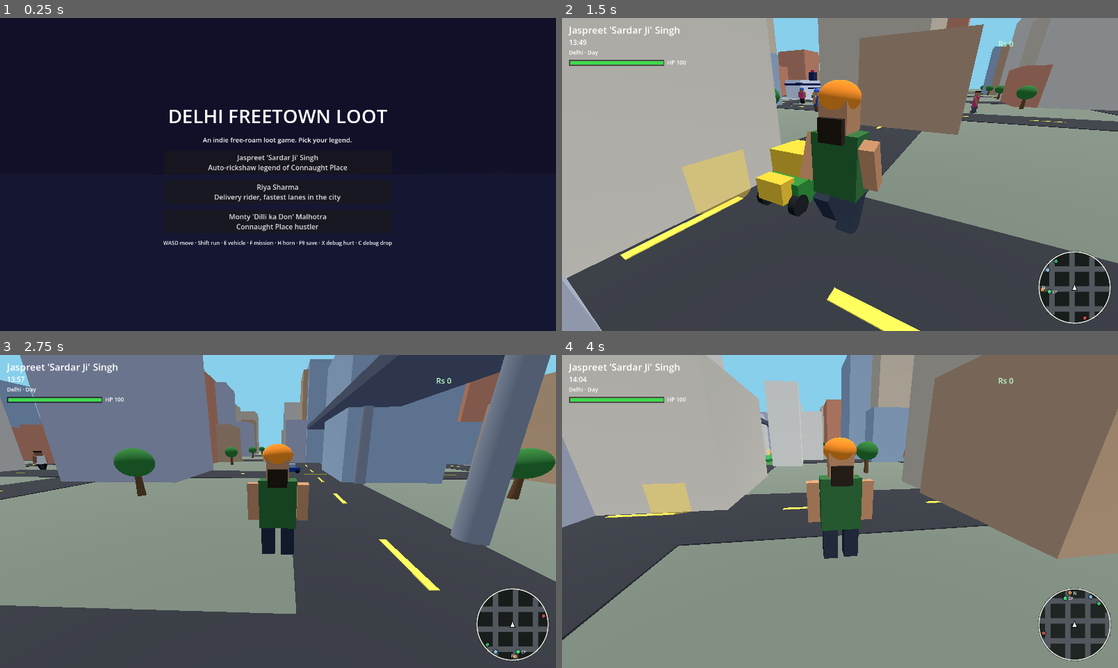
Above: before the commit, frames 1-4 (two rows, left to right).
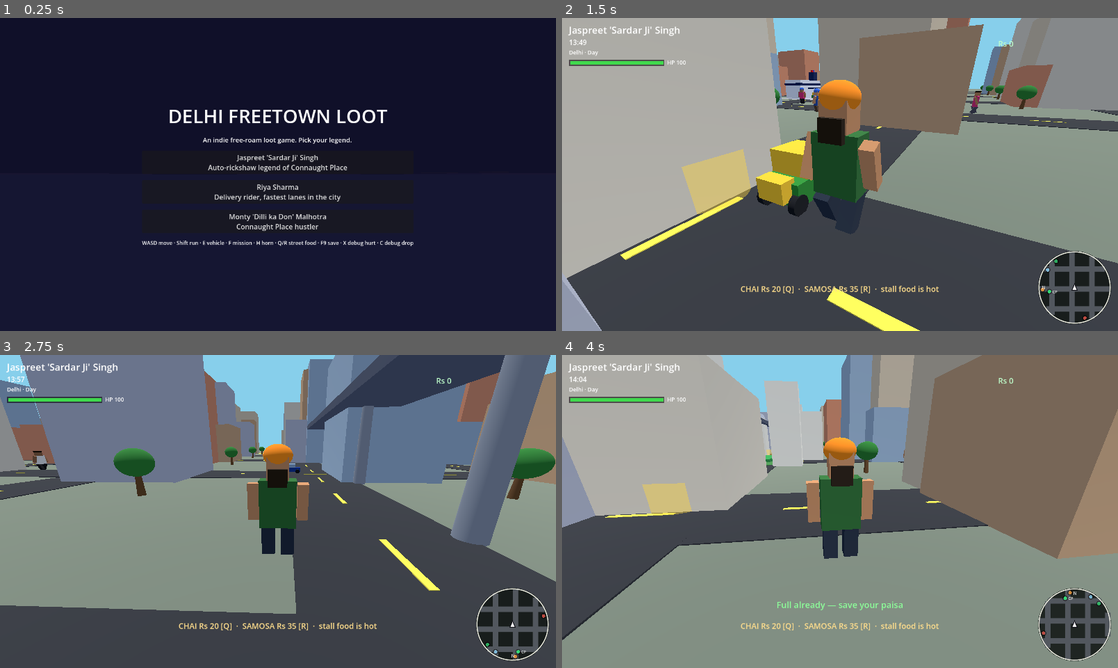
Above: after the commit, the same moments.

Repository: Ayushsahnios/delhi-freetown-loot
Game: Godot game, scene res://scenes/main.tscn
Same seed, same stepped clock (60 frames per second), same inputs: the game is played once before the commit and once after it.
Inputs:
- Up to frame 1 (0.25 s): no input
- Up to frame 2 (1.5 s): click "Jaspreet 'Sardar Ji' Singh Au…" at 0.5 s; hold D (move_right) from 1.28 s (still down); tap H (horn) at 1.35 s
- Up to frame 3 (2.75 s): tap F (mission) at 1.55, 2.1 s; release D (move_right) at 2.03 s; hold S (move_back) from 2.03 s (still down); tap Shift (run) at 2.3 s
- Up to frame 4 (4 s): release S (move_back) at 2.78 s; hold D (move_right) 2.78-3.53 s; hold Shift (run) 2.78-3.53 s; tap Q (buy_chai, bound only after the commit) at 3.05, 3.6 s; hold W (move_forward) from 3.53 s (still down); tap R (buy_samosa, bound only after the commit) at 3.8 s

The runs differ from the first frame. In frame 1, 0.4% of the frame differs, in the area x 25-75%, y 71-73%; in frame 2, 0.3%; in frame 3, 0.3%; in frame 4, 0.5%, in the area x 32-68%, y 78-88%.

Commit message:
Street food economy: chai and samosa thela stalls at landmarks
Five procedural food carts - wooden counter, striped awning, steaming
kettle, cup stack, samosa tray and a vendor - parked at every landmark.
A proximity prompt lists the prices: Q buys chai (Rs 20, +20 HP),
R buys a samosa (Rs 35, +45 HP), paid from the mission wallet through
a new spend() call. Buying is blocked at full health or empty pockets
and during down/busted lockout. Menu hint and README list the new keys.

Diff:
--- /dev/null
+++ b/scripts/food.gd
@@ -0,0 +1,238 @@
+extends Node
+## Street food economy: chai/samosa thela carts parked at the landmarks.
+## Walk up, read the prices on the prompt, pay from the mission wallet,
+## get HP back — the first real money sink in the Paisa systems.
+
+const HealthScript := preload("res://scripts/health.gd")
+const MissionScript := preload("res://scripts/missions.gd")
+
+const BUY_R := 3.6
+const CHAI := {"name": "CHAI", "price": 20, "heal": 20}
+const SAMOSA := {"name": "SAMOSA", "price": 35, "heal": 45}
+
+## Flat offset from each landmark center — sidewalk spots that stay clear
+## of mission givers, spawns and drivable roads.
+const OFFSETS := {
+	"Connaught Place": Vector3(-14.0, 0.0, 8.0),
+	"India Gate": Vector3(14.0, 0.0, 2.0),
+	"Purani Dilli Fort": Vector3(10.0, 0.0, 4.0),
+	"Neighbourhood Park": Vector3(10.0, 0.0, 10.0),
+	"Police Station": Vector3(-12.0, 0.0, 8.0),
+}
+
+var _player: CharacterBody3D = null
+var _health: HealthScript = null
+var _missions: MissionScript = null
+var _stalls: Array[Dictionary] = []
+var _t := 0.0
+
+var _prompt: Label
+var _toast: Label
+var _toast_tween: Tween
+
+
+func setup(landmarks: Array[Dictionary]) -> void:
+	## Carts exist from the main menu on (world dressing); buying only
+	## works once register() has handed over the live game nodes.
+	for lm in landmarks:
+		var key := String(lm["name"])
+		if not OFFSETS.has(key):
+			continue
+		var center: Vector3 = lm["center"]
+		var pos: Vector3 = center + OFFSETS[key]
+		_stalls.append({"pos": pos, "steam": _build_cart(pos, center)})
+	_build_ui()
+
+
+func register(p: CharacterBody3D, health: HealthScript, missions: MissionScript) -> void:
+	_player = p
+	_health = health
+	_missions = missions
+
+
+# ---------------------------------------------------------------- loop
+
+func _process(delta: float) -> void:
+	_t += delta
+	for stall in _stalls:
+		for puff in stall["steam"]:
+			puff["mesh"].position.y = float(puff["base"]) + sin(_t * 2.2 + float(puff["phase"])) * 0.13
+	if _player == null or _health == null or _missions == null:
+		return
+	var near := _nearest_stall(_player.global_position)
+	if near == null or not _player.controls_enabled:
+		_prompt.visible = false
+		return
+	_prompt.text = "CHAI Rs %d [Q]  ·  SAMOSA Rs %d [R]  ·  stall food is hot" % [CHAI["price"], SAMOSA["price"]]
+	_prompt.visible = true
+	if Input.is_action_just_pressed("buy_chai"):
+		_buy(CHAI)
+	elif Input.is_action_just_pressed("buy_samosa"):
+		_buy(SAMOSA)
+
+
+func _nearest_stall(pos: Vector3) -> Dictionary:
+	var best: Dictionary = {}
+	var best_d := BUY_R
+	for stall in _stalls:
+		var d := Vector2(pos.x - stall["pos"].x, pos.z - stall["pos"].z).length()
+		if d < best_d:
+			best_d = d
+			best = stall
+	return best
+
+
+func _buy(item: Dictionary) -> void:
+	if float(_health.hp) >= float(_health.MAX_HP):
+		_show_toast("Full already — save your paisa")
+		return
+	if not _missions.spend(int(item["price"])):
+		_show_toast("Not enough paisa — Rs %d needed" % int(item["price"]))
+		return
+	_health.heal(float(item["heal"]))
+	_show_toast("%s  ·  +%d HP  ·  Rs %d" % [item["name"], int(item["heal"]), int(item["price"])])
+	_prompt.visible = false
+
+
+# ---------------------------------------------------------------- cart visuals
+
+func _build_cart(pos: Vector3, face_toward: Vector3) -> Array[Dictionary]:
+	## Procedural thela: wooden counter, striped awning, kettle with steam,
+	## cup stack, samosa tray and a vendor. Mesh-only — no collision, like
+	## the city trees.
+	var root := Node3D.new()
+	root.position = pos
+	root.look_at_from_position(pos, face_toward, Vector3.UP)
+	add_child(root)
+
+	root.add_child(_box(Vector3(2.8, 0.9, 1.5), Color(0.55, 0.38, 0.22), Vector3(0, 1.05, 0)))
+	root.add_child(_box(Vector3(3.1, 0.12, 1.7), Color(0.80, 0.68, 0.52), Vector3(0, 1.56, 0)))
+	root.add_child(_box(Vector3(2.4, 0.5, 1.2), Color(0.42, 0.28, 0.16), Vector3(0, 0.3, 0)))
+	for side in [-1.55, 1.55]:
+		var wheel := MeshInstance3D.new()
+		var wm := CylinderMesh.new()
+		wm.top_radius = 0.35
+		wm.bottom_radius = 0.35
+		wm.height = 0.18
+		wm.material = _mat(Color(0.12, 0.12, 0.14))
+		wheel.mesh = wm
+		wheel.rotation.z = PI / 2.0
+		wheel.position = Vector3(side, 0.35, 0)
+		root.add_child(wheel)
+	for px in [-1.4, 1.4]:
+		for pz in [-0.7, 0.7]:
+			root.add_child(_box(Vector3(0.1, 2.2, 0.1), Color(0.35, 0.24, 0.14), Vector3(px, 2.65, pz)))
+	for i in range(4):
+		var stripe := _box(Vector3(0.78, 0.08, 2.1), Color(0.9, 0.2, 0.16) if i % 2 == 0 else Color(0.95, 0.92, 0.85), Vector3(-1.17 + i * 0.78, 3.78, 0))
+		stripe.rotation.x = -0.16
+		root.add_child(stripe)
+	var kettle := MeshInstance3D.new()
+	var km := CylinderMesh.new()
+	km.top_radius = 0.28
+	km.bottom_radius = 0.24
+	km.height = 0.55
+	km.material = _mat(Color(0.62, 0.65, 0.70))
+	kettle.mesh = km
+	kettle.position = Vector3(-0.7, 1.9, 0)
+	root.add_child(kettle)
+	for i in range(3):
+		var cup := MeshInstance3D.new()
+		var cm := CylinderMesh.new()
+		cm.top_radius = 0.12
+		cm.bottom_radius = 0.09
+		cm.height = 0.2
+		cm.material = _mat(Color(0.95, 0.93, 0.88))
+		cup.mesh = cm
+		cup.position = Vector3(0.1 + i * 0.28, 1.72, 0.35)
+		root.add_child(cup)
+	root.add_child(_box(Vector3(1.0, 0.1, 0.6), Color(0.5, 0.4, 0.3), Vector3(0.75, 1.66, -0.2)))
+	for i in range(3):
+		var snack := MeshInstance3D.new()
+		var sm := SphereMesh.new()
+		sm.radius = 0.13
+		sm.height = 0.26
+		sm.material = _mat(Color(0.9, 0.68, 0.2))
+		snack.mesh = sm
+		snack.position = Vector3(0.5 + i * 0.25, 1.8, -0.2)
+		root.add_child(snack)
+	root.add_child(_box(Vector3(0.95, 1.5, 0.7), Color(0.9, 0.5, 0.12), Vector3(0, 1.1, 1.35)))
+	root.add_child(_box(Vector3(0.6, 0.6, 0.6), Color(0.78, 0.55, 0.38), Vector3(0, 2.15, 1.35)))
+	root.add_child(_box(Vector3(0.68, 0.18, 0.68), Color(0.85, 0.2, 0.2), Vector3(0, 2.5, 1.35)))
+
+	var steam: Array[Dictionary] = []
+	for i in range(3):
+		var puff := MeshInstance3D.new()
+		var pm := SphereMesh.new()
+		pm.radius = 0.13 + 0.04 * i
+		pm.height = pm.radius * 2.0
+		pm.material = _steam_mat()
+		puff.mesh = pm
+		var base := 2.35 + i * 0.3
+		puff.position = Vector3(-0.7 + 0.06 * i, base, 0)
+		root.add_child(puff)
+		steam.append({"mesh": puff, "base": base, "phase": i * 2.1})
+	return steam
+
+
+func _box(size: Vector3, color: Color, pos: Vector3) -> MeshInstance3D:
+	var m := MeshInstance3D.new()
+	var bm := BoxMesh.new()
+	bm.size = size
+	bm.material = _mat(color)
+	m.mesh = bm
+	m.position = pos
+	return m
+
+
+func _mat(color: Color) -> StandardMaterial3D:
+	var m := StandardMaterial3D.new()
+	m.albedo_color = color
+	return m
+
+
+func _steam_mat() -> StandardMaterial3D:
+	var m := StandardMaterial3D.new()
+	m.albedo_color = Color(0.95, 0.95, 0.98, 0.38)
+	m.transparency = BaseMaterial3D.TRANSPARENCY_ALPHA
+	m.shading_mode = BaseMaterial3D.SHADING_MODE_UNSHADED
+	return m
+
+
+# ---------------------------------------------------------------- UI
+
+func _build_ui() -> void:
+	var layer := CanvasLayer.new()
+	layer.layer = 12
+	add_child(layer)
+	_prompt = Label.new()
+	_prompt.set_anchors_preset(Control.PRESET_FULL_RECT)
+	_prompt.offset_bottom = -84.0
+	_prompt.horizontal_alignment = HORIZONTAL_ALIGNMENT_CENTER
+	_prompt.vertical_alignment = VERTICAL_ALIGNMENT_BOTTOM
+	_prompt.add_theme_font_size_override("font_size", 18)
+	_prompt.add_theme_color_override("font_color", Color(1.0, 0.87, 0.55))
+	_prompt.mouse_filter = Control.MOUSE_FILTER_IGNORE
+	_prompt.visible = false
+	layer.add_child(_prompt)
+	_toast = Label.new()
+	_toast.set_anchors_preset(Control.PRESET_FULL_RECT)
+	_toast.offset_bottom = -132.0
+	_toast.horizontal_alignment = HORIZONTAL_ALIGNMENT_CENTER
+	_toast.vertical_alignment = VERTICAL_ALIGNMENT_BOTTOM
+	_toast.add_theme_font_size_override("font_size", 20)
+	_toast.add_theme_color_override("font_color", Color(0.55, 1.0, 0.6))
+	_toast.mouse_filter = Control.MOUSE_FILTER_IGNORE
+	_toast.visible = false
+	layer.add_child(_toast)
+
+
+func _show_toast(text: String) -> void:
+	if _toast_tween != null and _toast_tween.is_valid():
+		_toast_tween.kill()
+	_toast.text = text
+	_toast.visible = true
+	_toast.modulate.a = 1.0
+	_toast_tween = create_tween()
+	_toast_tween.tween_interval(1.4)
+	_toast_tween.tween_property(_toast, "modulate:a", 0.0, 0.5)
+	_toast_tween.tween_callback(func() -> void: _toast.visible = false)
--- a/scripts/game.gd
+++ b/scripts/game.gd
@@ -50,6 +50,8 @@
 	_add_keys("interact", [KEY_E])
 	_add_keys("mission", [KEY_F])
 	_add_keys("horn", [KEY_H])
+	_add_keys("buy_chai", [KEY_Q])
+	_add_keys("buy_samosa", [KEY_R])
 	_add_keys("debug_hurt", [KEY_X])
 	_add_keys("debug_fall", [KEY_C])
 	_add_keys("save", [KEY_F9])
--- a/scripts/main.gd
+++ b/scripts/main.gd
@@ -17,6 +17,7 @@
 const MissionScript := preload("res://scripts/missions.gd")
 const AudioScript := preload("res://scripts/audio.gd")
 const MiniMapScript := preload("res://scripts/minimap.gd")
+const FoodScript := preload("res://scripts/food.gd")
 
 const SKY_DAY := Color(0.53, 0.81, 0.92)
 const SKY_DUSK := Color(0.88, 0.48, 0.22)
@@ -49,6 +50,7 @@
 var _impact_cd := 0.0
 var _audio: Node
 var _minimap: Control
+var _food: Node
 var _hud_hp_bg: ColorRect
 var _hud_hp_fill: ColorRect
 var _hud_hp_text: Label
@@ -69,6 +71,9 @@
 	_build_environment()
 	_build_city()
 	_build_landmarks()
+	_food = FoodScript.new()
+	add_child(_food)
+	_food.setup(_landmarks)
 	_traffic = TrafficScript.new()
 	add_child(_traffic)
 	_traffic.setup(WORLD, PITCH, ROAD, GRID + 1)
@@ -445,7 +450,7 @@
 		box.add_child(btn)
 
 	var hint := Label.new()
-	hint.text = "WASD move · Shift run · E vehicle · F mission · H horn · F9 save · X debug hurt · C debug drop"
+	hint.text = "WASD move · Shift run · E vehicle · F mission · H horn · Q/R street food · F9 save · X debug hurt · C debug drop"
 	hint.add_theme_font_size_override("font_size", 12)
 	hint.horizontal_alignment = HORIZONTAL_ALIGNMENT_CENTER
 	box.add_child(hint)
@@ -481,6 +486,7 @@
 	_missions = MissionScript.new()
 	add_child(_missions)
 	_missions.register_player(player)
+	_food.register(player, _health, _missions)
 	_cam_anchor = player.position
 	_audio.start_ambient()
 	_minimap.visible = true
--- a/scripts/missions.gd
+++ b/scripts/missions.gd
@@ -92,6 +92,15 @@
 	cash -= taken
 	_cash_hud.text = "Rs %d" % cash
 	return taken
+
+
+func spend(amount: int) -> bool:
+	## Street purchases (food stalls): pay only if the wallet covers it.
+	if amount <= 0 or cash < amount:
+		return false
+	cash -= amount
+	_cash_hud.text = "Rs %d" % cash
+	return true
 
 
 func restore(saved_cash: int, saved_completed: Dictionary) -> void:
Not shown, added: scripts/food.gd.uid
Not shown, changed: README.md
